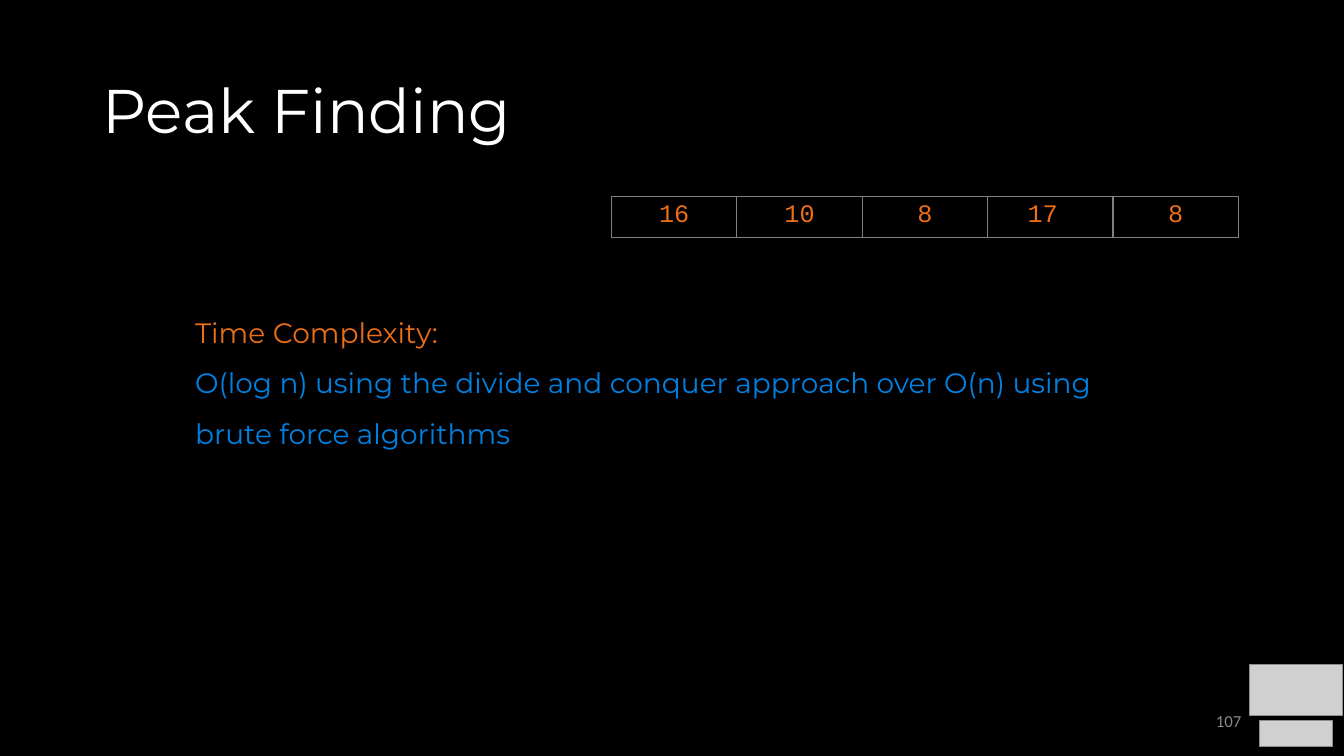
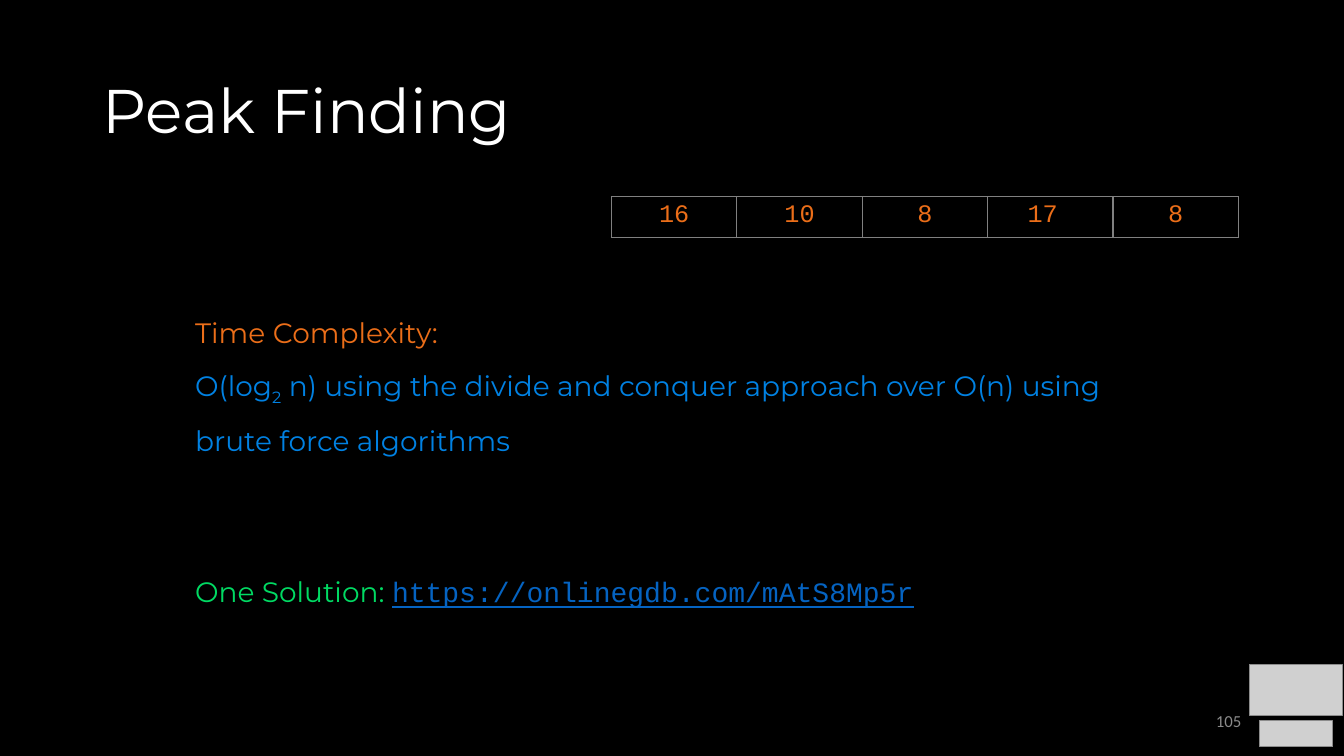
Before and after one commit to COP3530/Instructional-Content, a slide deck: slide 105 of Slides-PPT/1 - Algorithmic Analysis.pptx (slide 107 before the commit). Drawn at 1344x756 pixels with LibreOffice and Linux fonts; fonts in the diff are those of the drawing; grey boxes stand for pictures. Boxes give left, top, right and bottom in pixels: in the first picture for what was removed or moved away, otherwise in the second. Text is boxed around its words. In the diff, an @@ line names an element or a change of style, - is before the commit and + after.

```diff
--- a/Slides-PPT/1 - Algorithmic Analysis.pptx
+++ b/Slides-PPT/1 - Algorithmic Analysis.pptx
@@ text at bbox=[195, 375, 1100, 608]: text changed @@
-  O(log n) using the divide and conquer approach over O(n) using brute force algorithms
+  O(log2 n) using the divide and conquer approach over O(n) using brute force algorithms
+  One Solution: https://onlinegdb.com/mAtS8Mp5r
@@ page number at bbox=[1216, 716, 1241, 727]: text changed @@
-107
+105
```
Also in this commit, not shown: 7 other slides changed, 1 slide removed, 1 other file.
